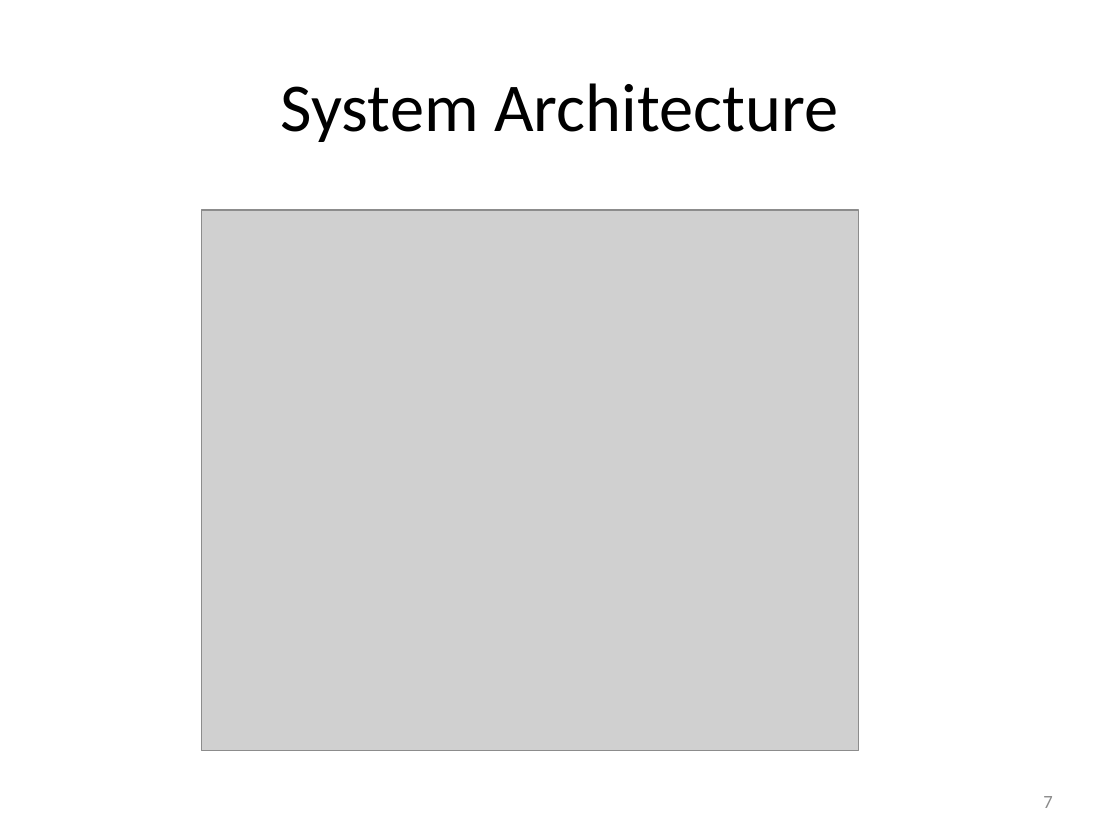
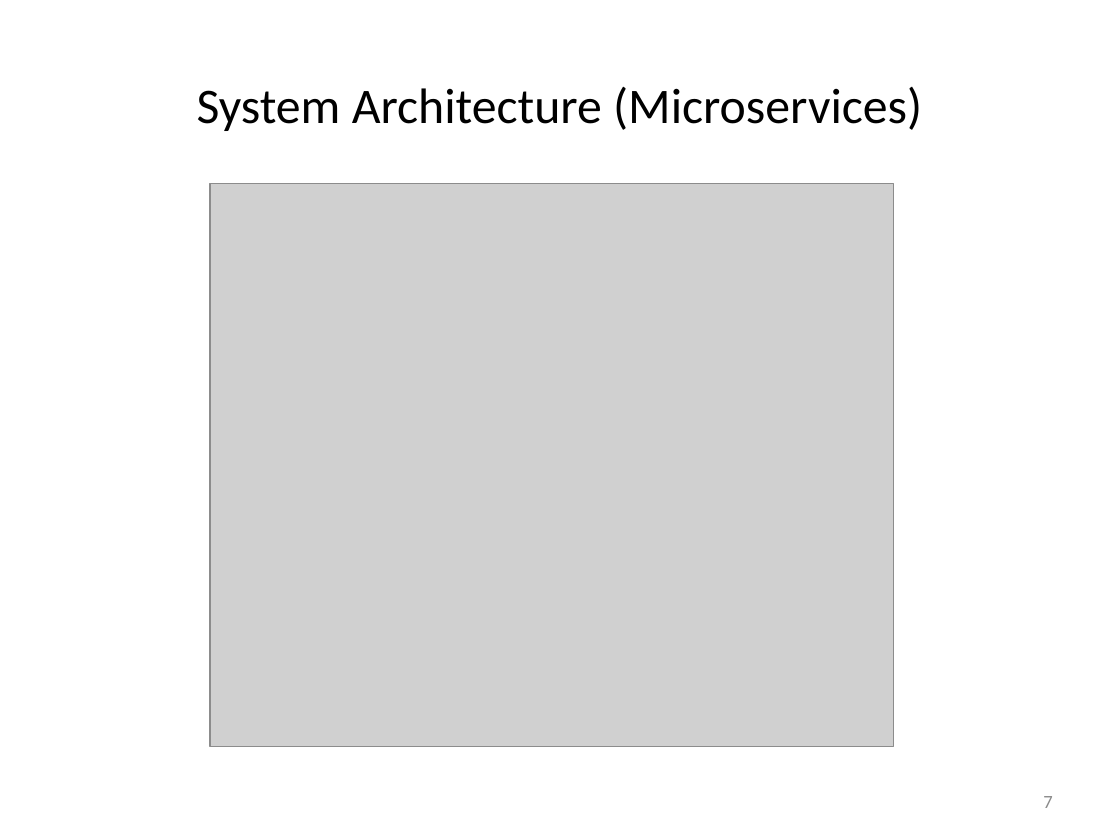
Before and after one commit to rashidul57/NsLandProgram, a slide deck: slide 7 of Presentation.pptx. Drawn at 1120x840 pixels with LibreOffice and Linux fonts; fonts in the diff are those of the drawing; grey boxes stand for pictures; background and template pictures are left out. Boxes give left, top, right and bottom in pixels: in the first picture for what was removed or moved away, otherwise in the second. Text is boxed around its words. In the diff, an @@ line names an element or a change of style, - is before the commit and + after.

Commit message:
Minor update presentation

```diff
--- a/Presentation.pptx
+++ b/Presentation.pptx
@@ title at (197,87,922,131): text changed; size 44 to 32 pt @@
-System Architecture
+System Architecture (Microservices)
@@ picture: place and size @@
-picture at (202,209,859,750)
+picture at (209,184,893,746)
```
